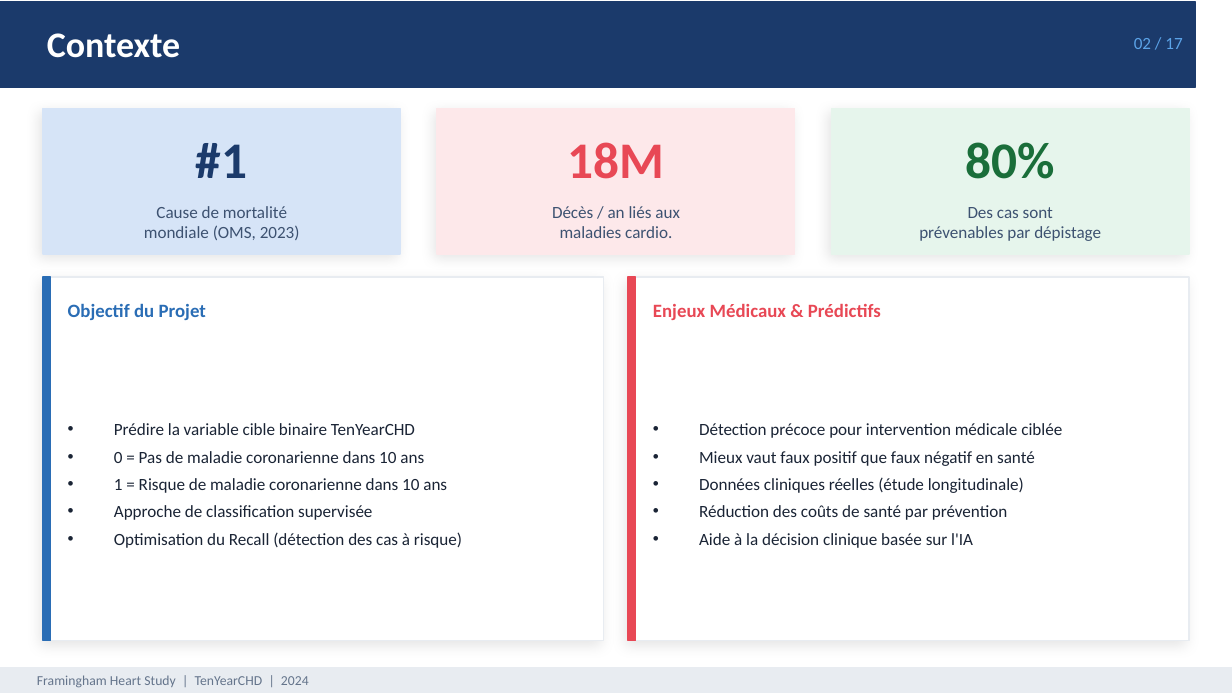
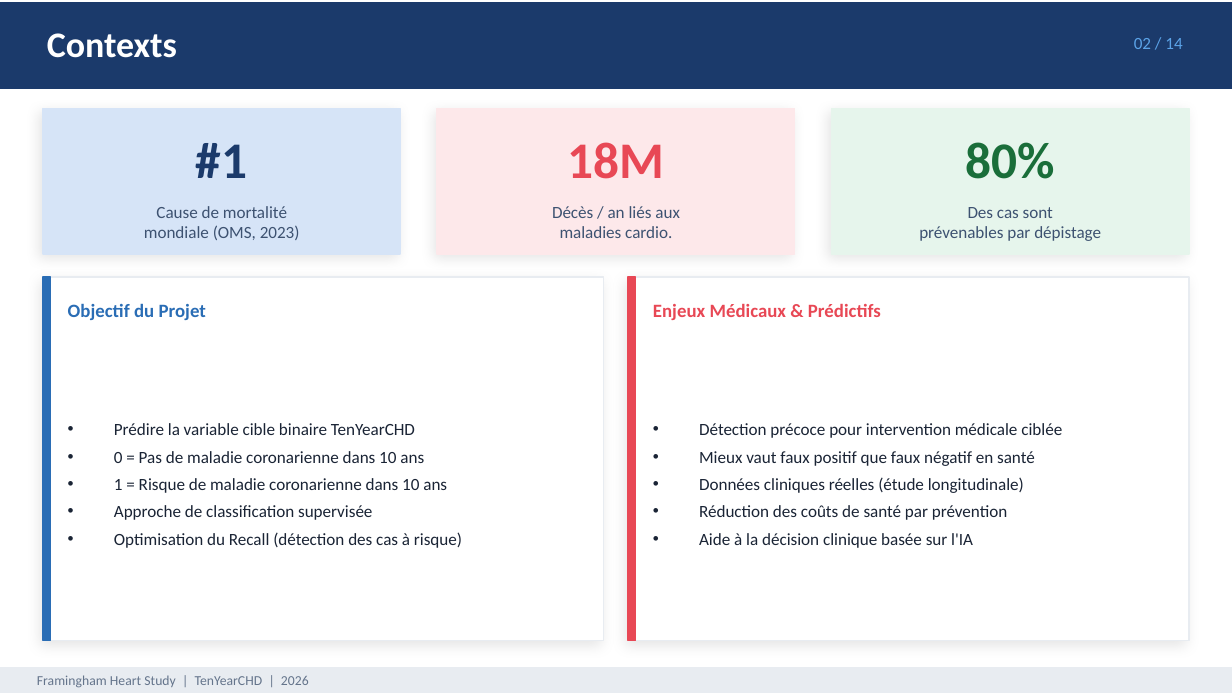
Before and after one commit to daril-dielh/Maladie-Coronarienne-10-ans, a slide deck: slide 2 of presentation/presentation.pptx. Drawn at 1232x693 pixels with LibreOffice and Linux fonts; fonts in the diff are those of the drawing. Boxes give left, top, right and bottom in pixels: in the first picture for what was removed or moved away, otherwise in the second. Text is boxed around its words. In the diff, an @@ line names an element or a change of style, - is before the commit and + after.

```diff
--- a/presentation/presentation.pptx
+++ b/presentation/presentation.pptx
@@ rectangle: place and size @@
-rectangle at [0, 1, 1195, 87]
+rectangle at [0, 2, 1232, 89]
@@ text at [47, 33, 177, 58]: text changed @@
-Contexte
+Contexts
@@ text at [1134, 38, 1182, 49]: text changed @@
-02 / 17
+02 / 14
@@ text at [37, 675, 309, 688]: text changed @@
-Framingham Heart Study | TenYearCHD | 2024
+Framingham Heart Study | TenYearCHD | 2026
```
Also in this commit, not shown: 13 other slides changed, 12 other files.
